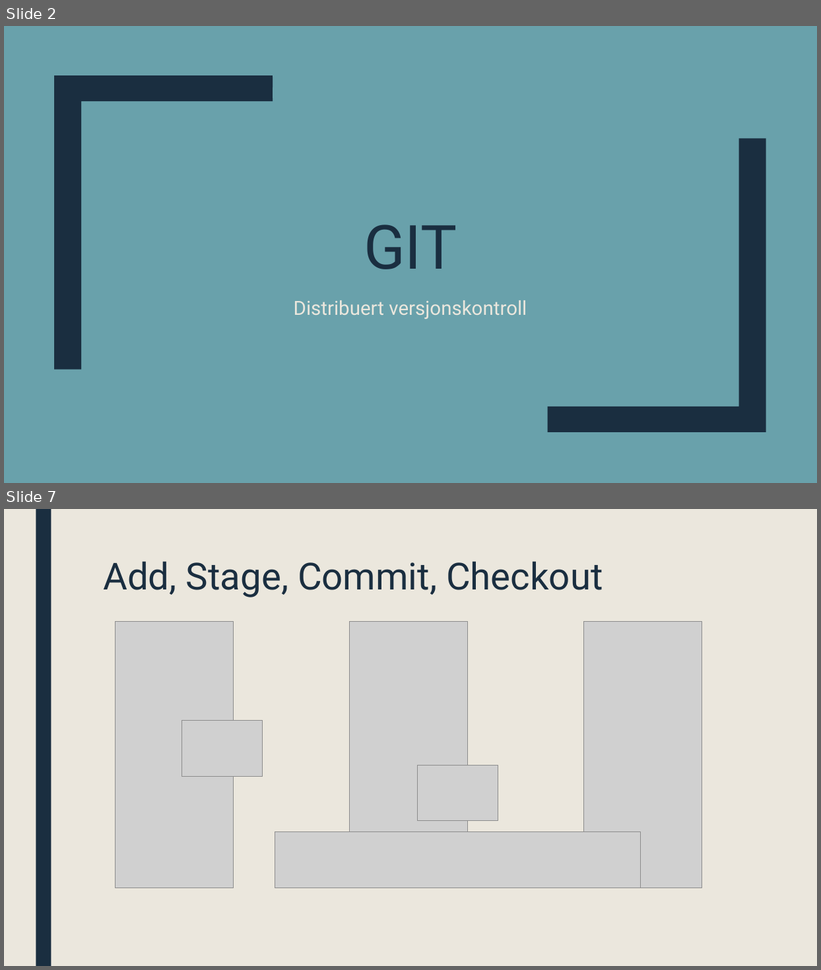
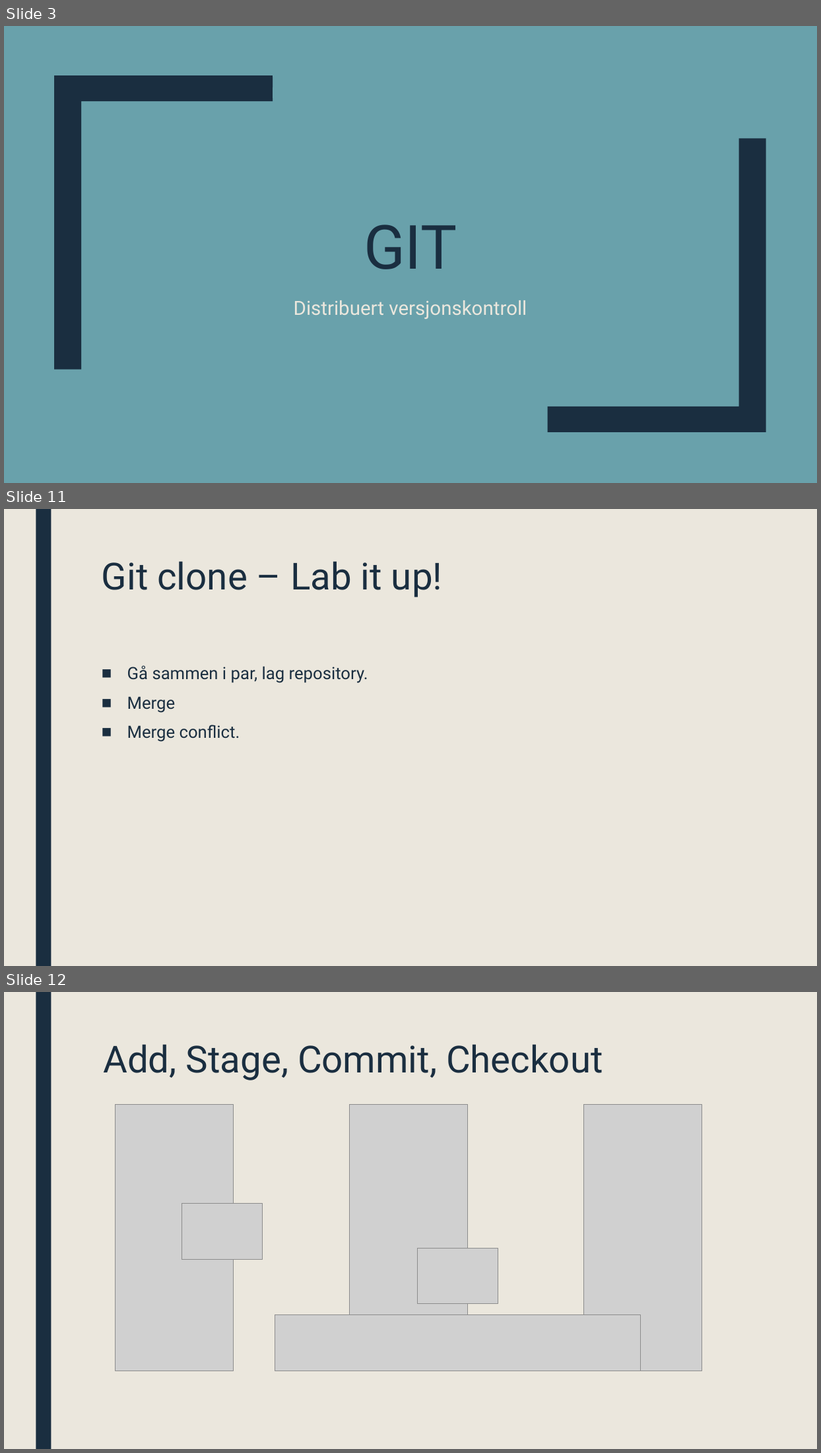
Before and after one commit to ufarm/sommer2016, a slide deck: GIT.pptx. Shown one above the other, each under a label of ours: slides 2 and 7 before the commit, slides 3, 11 and 12 after it; the slides between them are not shown. The pictures are 821x970 and 821x1453 pixels, drawn with LibreOffice and Linux fonts; fonts in the diff are those of the drawing; grey boxes stand for pictures. Boxes give left, top, right and bottom in pixels: in the first picture for what was removed or moved away, otherwise in the second. Text is boxed around its words. In the diff, an @@ line names an element or a change of style, - is before the commit and + after.

```diff
--- a/GIT.pptx
+++ b/GIT.pptx
@@ slide 11 added at (4,509,817,966), background #EBE7DD; not listed: 1 template element that a slide beside it also shows @@
@@ title added at (102,561,442,597), 44 pt, text #1A2E40 @@
+Git clone – Lab it up!
@@ text added at (127,665,368,742), 20 pt, text #1A2E40 @@
+■ Gå sammen i par, lag repository.
+■ Merge
+■ Merge conflict.
@@ what was slide 2 is now slide 3 @@
@@ what was slide 7 is now slide 12 @@
```
Also in this commit, not shown: 4 slides changed, 6 other slides added, 2 slides removed.
